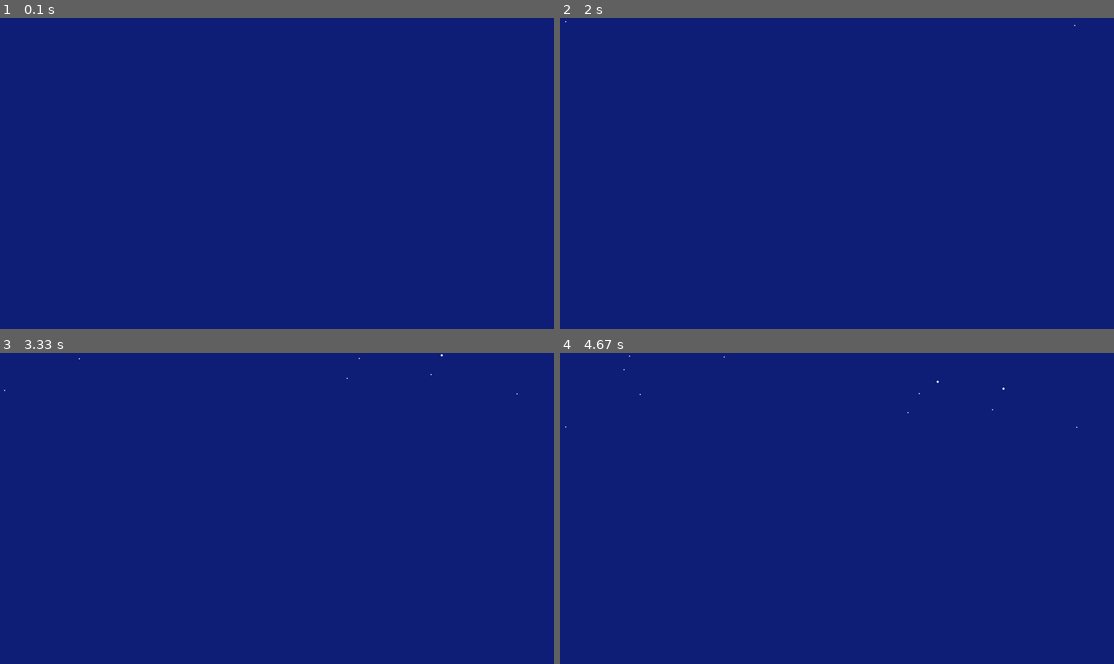
Above: before the commit, frames 1-4 (two rows, left to right).
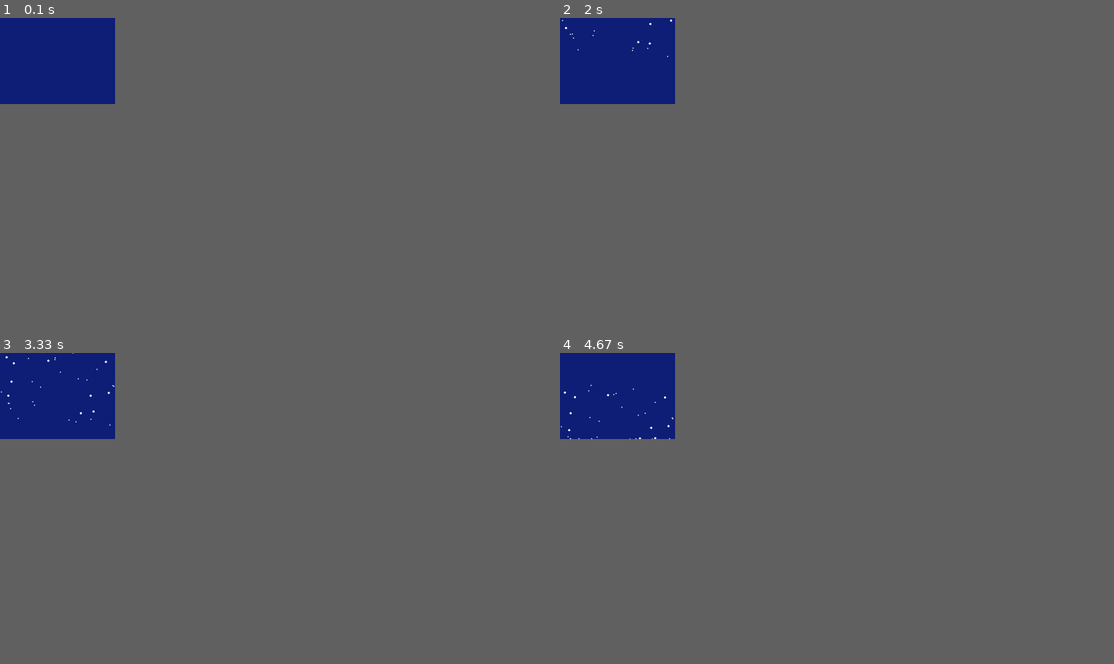
Above: after the commit, the same moments.

Repository: CodeRaker/pygame
Game: pygame game, started from snowcannon-example.py
Two runs of this game, one before a commit and one after it. Both use one fixed random seed, a clock stepped at 60 frames per second and the inputs below.
Inputs:
- Up to frame 1 (0.1 s): no input
- Up to frame 2 (2 s): no input
- Up to frame 3 (3.33 s): no input
- Up to frame 4 (4.67 s): no input
In our replay, the window is 900x506 before the commit and 187x140 after it. These sizes can differ from the game's own. Grey fills any space a smaller window leaves; there, only what the larger window draws over its background counts as a difference.

The runs differ from the first frame. In frame 1, only the window size differs. In frame 2, less than 0.1% of the frame differs, in the area x 0-94%, y 0-13%; in frame 3, less than 0.1%; in frame 4, less than 0.1%, in the area x 0-94%, y 0-28%.

Commit message:
groundfall

Diff:
--- a/snowcannon-example.py
+++ b/snowcannon-example.py
@@ -8,8 +8,8 @@
 ##
 pygame.init()
 rgb = RGBColors()
-screen_x = 1920
-screen_y = 1080
+screen_x = 400
+screen_y = 300
 screen = pygame.display.set_mode((screen_x, screen_y))
 pygame.display.set_caption("SnowFall")
 
@@ -19,6 +19,7 @@
 snowCannon = SnowCannon(screen_x, screen_y, screen, rgb.white)
 snowCannon.snowFlakes_small = 25
 snowCannon.snowFlakes_large = 10
+snowCannon.groundfall = True
 snowCannon.spawn()
 
 clock = pygame.time.Clock()
--- a/snowcannon.py
+++ b/snowcannon.py
@@ -5,37 +5,113 @@
     def __init__(self, screen_x, screen_y, screen, snowcolor):
         self.snowFlakes_small = 0
         self.snowFlakes_large = 0
+        self.snowFlakes_size_small = 2
+        self.snowFlakes_size_large = 4
         self.screen_x = screen_x
         self.screen_y = screen_y
         self.screen = screen
         self.snowcolor = snowcolor
+        self.groundfall = False
+        self.groundfall_bookkeeper_small = {}
+        self.groundfall_bookkeeper_large = {}
 
     def spawn(self):
+        #Generate randomized snowflake starting xy coordinates
         self.snowFlakes_small_x = [randint(0,self.screen_x) for x in range(0,self.snowFlakes_small)]
         self.snowFlakes_small_y = [randint(-self.screen_y,-10) for y in range(0,self.snowFlakes_small)]
         self.snowFlakes_large_x = [randint(0,self.screen_x) for x in range(0,self.snowFlakes_large)]
         self.snowFlakes_large_y = [randint(-self.screen_y,-10) for y in range(0,self.snowFlakes_large)]
 
     def animate(self):
+        #Move snowflakes from side to side
         self.snowFlakes_small_x = [(x + randint(0,1)) if randint(0,1) == 0 else (x - randint(0,1)) for x in self.snowFlakes_small_x]
         self.snowFlakes_large_x = [(x + randint(0,1)) if randint(0,1) == 0 else (x - randint(0,1)) for x in self.snowFlakes_large_x]
 
+        #Reset small snowflakes if they fall below y axis
         for i in range(0, self.snowFlakes_small):
-            if self.snowFlakes_small_y[i] > self.screen_y:
-                self.snowFlakes_small_y[i] = randint(-self.screen_y,-10)
-                self.snowFlakes_small_x[i] = randint(0, self.screen_x)
+
+            #Snowflakes dont stay on ground
+            if not self.groundfall:
+
+                #Snowflake is reset because it hit ground
+                if self.snowFlakes_small_y[i] > self.screen_y:
+                    self.snowFlakes_small_y[i] = randint(-self.screen_y,-10)
+                    self.snowFlakes_small_x[i] = randint(0, self.screen_x)
+
+                #Snowflake has not hit ground and continues down the screen
+                else:
+                    self.snowFlakes_small_y[i] = self.snowFlakes_small_y[i] + (1 + randint(0,1))
             else:
-                self.snowFlakes_small_y[i] = self.snowFlakes_small_y[i] + (1 + randint(0,1))
+                #Snowflake hit the ground and should stay for a while
+                if self.snowFlakes_small_y[i] > (self.screen_y - self.snowFlakes_size_small):
 
+                    #Snowflake is not registered by bookkeeper, so here we register with a counter
+                    if not i in self.groundfall_bookkeeper_small:
+                        self.groundfall_bookkeeper_small.update({i:100})
+
+                    #Snowflake is registered by bookkeeper, so here we count down to reset
+                    elif i in self.groundfall_bookkeeper_small:
+                        if self.groundfall_bookkeeper_small[i] == 0:
+                            self.groundfall_bookkeeper_small.pop(i)
+                            self.snowFlakes_small_y[i] = randint(-self.screen_y,-10)
+                            self.snowFlakes_small_x[i] = randint(0, self.screen_x)
+                        else:
+                            self.groundfall_bookkeeper_small[i] = self.groundfall_bookkeeper_small[i] - 1
+
+                #Snowflake did not hit the ground yet
+                else:
+                    #Is not in bookkeeper and should further move down
+                    if not i in self.groundfall_bookkeeper_small:
+                        self.snowFlakes_small_y[i] = self.snowFlakes_small_y[i] + (1 + randint(0,1))
+
+                    #Is still in bookkeeper and should stay on ground
+                    else:
+                        self.snowFlakes_small_y[i] = self.screen_y - (self.snowFlakes_size_small - 3)
+
+        #Reset large snowflakes if they fall below y axis
         for i in range(0, self.snowFlakes_large):
-            if self.snowFlakes_large_y[i] > self.screen_y:
-                self.snowFlakes_large_y[i] = randint(-self.screen_y,-10)
-                self.snowFlakes_large_x[i] = randint(0, self.screen_x)
+
+            #Snowflakes dont stay on ground
+            if not self.groundfall:
+
+                #Snowflake is reset because it hit ground
+                if self.snowFlakes_large_y[i] > self.screen_y:
+                    self.snowFlakes_large_y[i] = randint(-self.screen_y,-10)
+                    self.snowFlakes_large_x[i] = randint(0, self.screen_x)
+
+                #Snowflake has not hit ground and continues down the screen
+                else:
+                    self.snowFlakes_large_y[i] = self.snowFlakes_large_y[i] + (1 + randint(0,1))
             else:
-                self.snowFlakes_large_y[i] = self.snowFlakes_large_y[i] + (1 + randint(0,1))
+                #Snowflake hit the ground and should stay for a while
+                if self.snowFlakes_large_y[i] > (self.screen_y - self.snowFlakes_size_large):
+
+                    #Snowflake is not registered by bookkeeper, so here we register with a counter
+                    if not i in self.groundfall_bookkeeper_large:
+                        self.groundfall_bookkeeper_large.update({i:100})
+
+                    #Snowflake is registered by bookkeeper, so here we count down to reset
+                    elif i in self.groundfall_bookkeeper_large:
+                        if self.groundfall_bookkeeper_large[i] == 0:
+                            self.groundfall_bookkeeper_large.pop(i)
+                            self.snowFlakes_large_y[i] = randint(-self.screen_y,-10)
+                            self.snowFlakes_large_x[i] = randint(0, self.screen_x)
+                        else:
+                            self.groundfall_bookkeeper_large[i] = self.groundfall_bookkeeper_large[i] - 1
+
+                #Snowflake did not hit the ground yet
+                else:
+                    #Is not in bookkeeper and should further move down
+                    if not i in self.groundfall_bookkeeper_large:
+                        self.snowFlakes_large_y[i] = self.snowFlakes_large_y[i] + (1 + randint(0,1))
+
+                    #Is still in bookkeeper and should stay on ground
+                    else:
+                        self.snowFlakes_large_y[i] = self.screen_y - (self.snowFlakes_size_large - 3)
 
     def blit(self):
+        #Draw snowflakes to pygame screen
         for i in range(0, self.snowFlakes_small):
-            pygame.draw.circle(self.screen, self.snowcolor, (self.snowFlakes_small_x[i], self.snowFlakes_small_y[i]), 2)
+            pygame.draw.circle(self.screen, self.snowcolor, (self.snowFlakes_small_x[i], self.snowFlakes_small_y[i]), self.snowFlakes_size_small)
         for i in range(0, self.snowFlakes_large):
-            pygame.draw.circle(self.screen, self.snowcolor, (self.snowFlakes_large_x[i], self.snowFlakes_large_y[i]), 4)
+            pygame.draw.circle(self.screen, self.snowcolor, (self.snowFlakes_large_x[i], self.snowFlakes_large_y[i]), self.snowFlakes_size_large)
